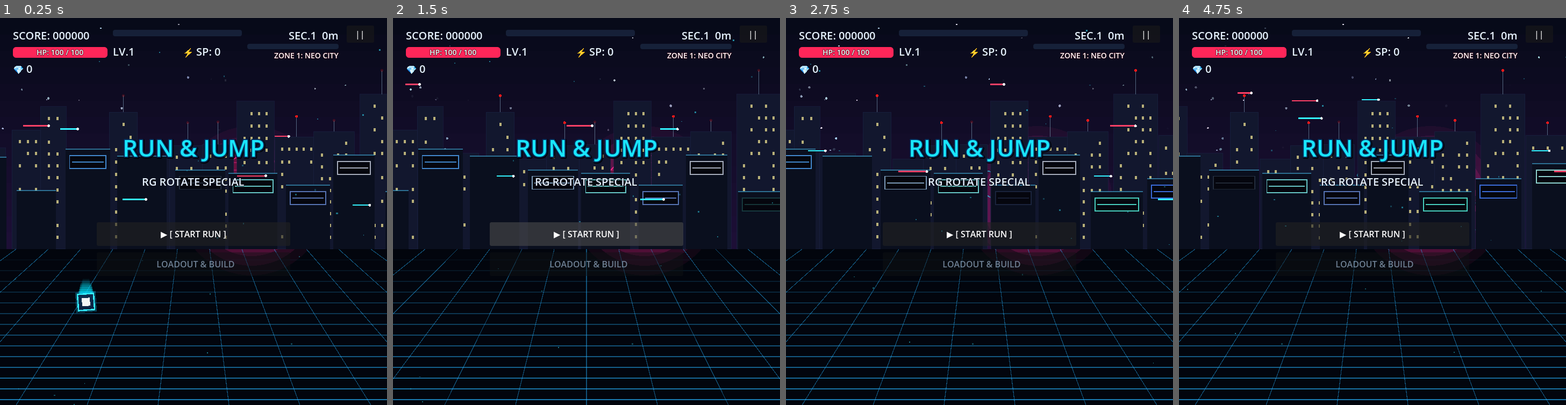
Above: before the commit, frames 1-4 (left to right).
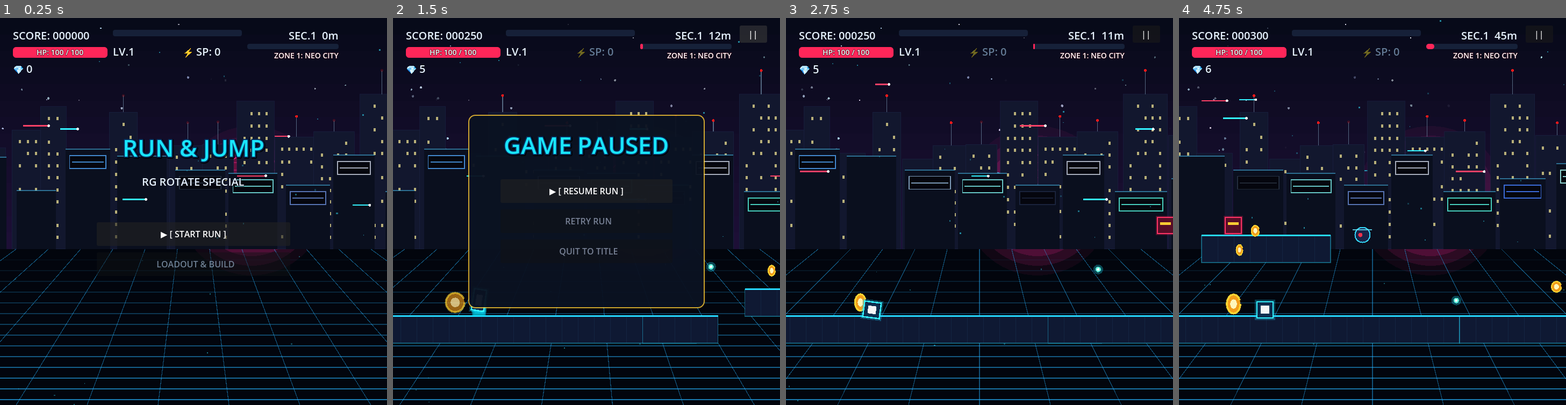
Above: after the commit, the same moments.

Repository: u1e2k/runandjump
Game: Godot game, scene res://scenes/Main.tscn
Same seed, same stepped clock (60 frames per second), same inputs: the game is played once before the commit and once after it.
Inputs (mouse positions are in pixels of both pictures, inside the frame that each line leads up to):
- Up to frame 1 (0.25 s): no input
- Up to frame 2 (1.5 s): click "▶ [ START RUN ]" at 0.5 s; click "▶ [ START RUN ]" (after the commit: "||") at 1.25 s
- Up to frame 3 (2.75 s): click (979, 219) at 2 s, where only the run after the commit has a clickable "RETRY RUN"
- Up to frame 4 (4.75 s): hold Right (ui_right) 2.78-4.28 s; tap Space (jump) at 3.02, 3.77 s; hold Left (ui_left) from 4.28 s (still down)

The runs differ from the first frame. In frame 1, 0.4% of the frame differs, in the area x 19-94%, y 3-77%; in frame 2, 17%, in the area x 0-100%, y 1-100%; in frame 3, 14%; in frame 4, 16%.
Error before the commit: Parse Error: Identifier "_on_enemy_bullet_fired" not declared in the current scope. (res://scripts/Main.gd:64)

Commit message:
feat: add main game controller and coin script implementations

Diff:
--- a/scripts/Coin.gd
+++ b/scripts/Coin.gd
@@ -81,8 +81,7 @@
 
 func _draw() -> void:
 	# 3D回転風の幅変化
-	var width_scale := abs(cos(spin_phase))
-	width_scale = max(0.2, width_scale)
+	var width_scale: float = maxf(0.2, absf(cos(spin_phase)))
 
 	var r: float = 10.0
 	var outer_color := Color(1.0, 0.85, 0.2, 0.95)
--- a/scripts/Main.gd
+++ b/scripts/Main.gd
@@ -126,6 +126,7 @@
 	distance = 0.0
 	run_earned_coins = 0
 	grid_bg.update_zone_by_distance(0.0)
+	hud.update_coins(0)
 	hud.hide_title()
 	hud.hide_pause()
 	hud.hide_game_over()
@@ -240,14 +241,10 @@
 
 func _on_enemy_stomped(enemy: Node2D) -> void:
 	spawn_stomp_particles(enemy.global_position)
+	spawner.spawn_dropped_coins(enemy.global_position, 2)
 
 func _on_enemy_defeated(pos: Vector2) -> void:
 	score += 100
-	run_earned_coins += 2
-	if build_manager:
-		build_manager.coins += 2
-		build_manager.save_data()
-
 	if player.has_method("on_enemy_killed"):
 		player.on_enemy_killed()
 
@@ -255,6 +252,23 @@
 	gem.position = pos
 	gem.target_player = player
 	add_child(gem)
+
+	spawner.spawn_dropped_coins(pos, randi_range(1, 3))
+
+func _on_coin_collected(val: int) -> void:
+	run_earned_coins += val
+	score += val * 50
+	if build_manager:
+		build_manager.coins += val
+		build_manager.save_data()
+	sfx_coin.play()
+	hud.update_coins(run_earned_coins)
+
+func _on_enemy_bullet_fired(pos: Vector2, dir: Vector2) -> void:
+	var bullet := EnemyBullet.new()
+	bullet.position = pos
+	bullet.direction = dir
+	add_child(bullet)
 
 func _on_player_died() -> void:
 	get_tree().paused = false
@@ -321,3 +335,33 @@
 
 	func _draw() -> void:
 		draw_arc(Vector2.ZERO, radius, 0, TAU, 32, Color(1.0, 0.8, 0.2, alpha), 3.0)
+
+class EnemyBullet extends Area2D:
+	var speed: float = 240.0
+	var direction: Vector2 = Vector2(-1.0, 0.0)
+	var damage: int = 12
+	var life_timer: float = 4.0
+
+	func _ready() -> void:
+		var col := CollisionShape2D.new()
+		var circle := CircleShape2D.new()
+		circle.radius = 8.0
+		col.shape = circle
+		add_child(col)
+		body_entered.connect(_on_body_entered)
+
+	func _process(delta: float) -> void:
+		position += direction * speed * delta
+		life_timer -= delta
+		if life_timer <= 0.0 or position.x < -100.0 or position.x > 820.0:
+			queue_free()
+		queue_redraw()
+
+	func _on_body_entered(body: Node2D) -> void:
+		if body.name == "Player" and body.has_method("take_damage"):
+			body.take_damage(damage)
+			queue_free()
+
+	func _draw() -> void:
+		draw_circle(Vector2.ZERO, 6.0, Color(1.0, 0.2, 0.3, 0.95))
+		draw_circle(Vector2.ZERO, 3.0, Color(1.0, 0.9, 0.4, 1.0))
Not shown, added: scripts/Coin.gd.uid
Not shown, changed: README.md
